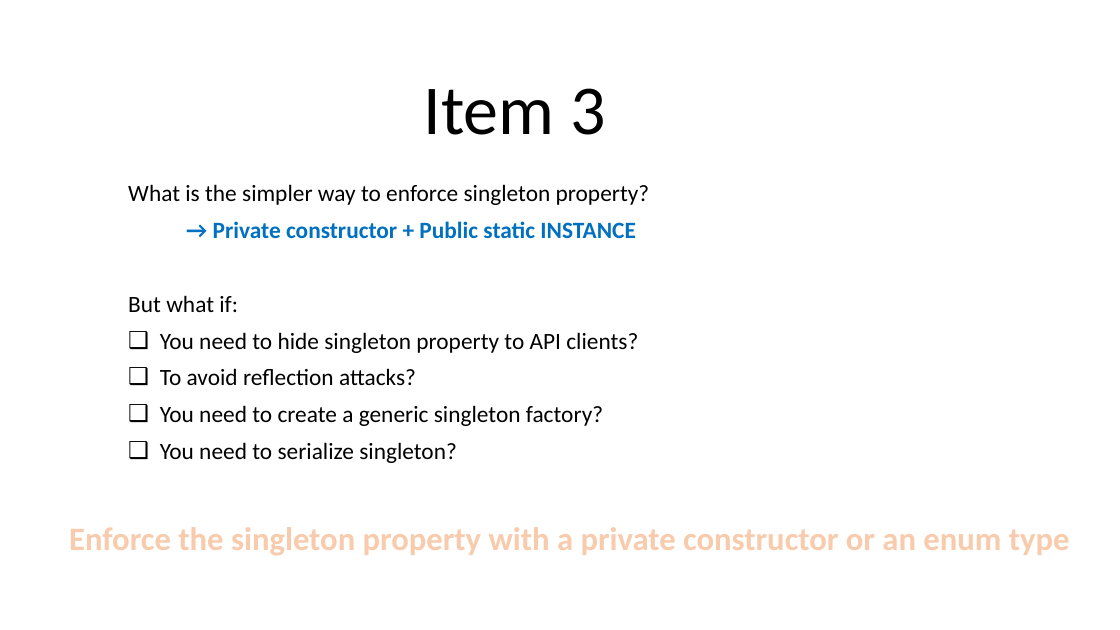
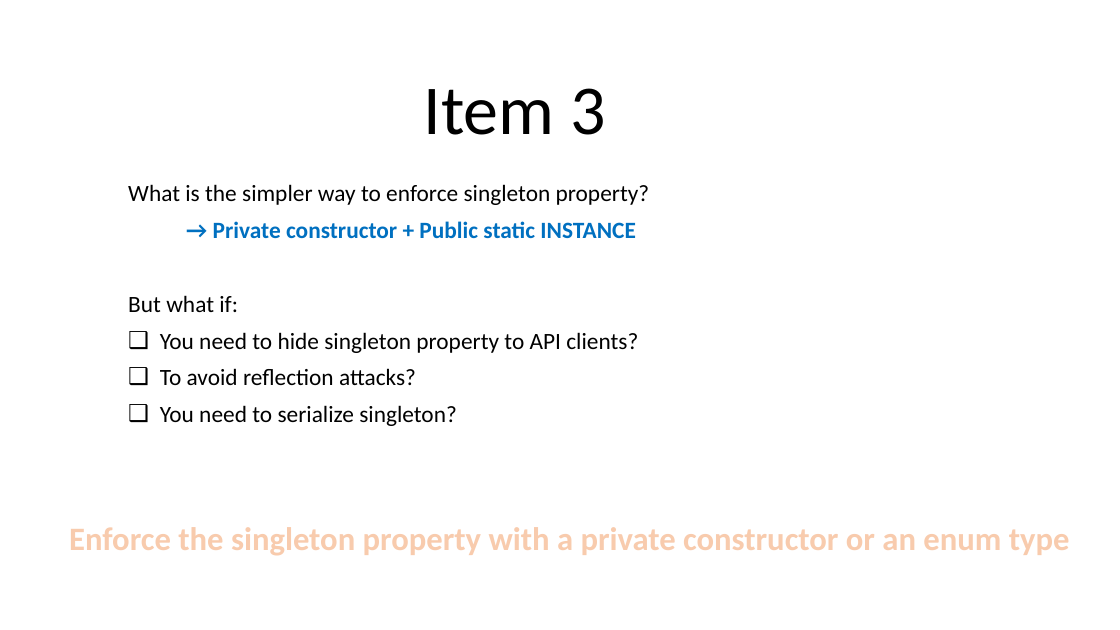
Before and after one commit to halaSEBBAH/effective-java-examples, a slide deck: slide 7 of effective-java.pptx (slide 5 before the commit). Drawn at 1120x630 pixels with LibreOffice and Linux fonts; fonts in the diff are those of the drawing. Boxes give left, top, right and bottom in pixels: in the first picture for what was removed or moved away, otherwise in the second. Text is boxed around its words. In the diff, an @@ line names an element or a change of style, - is before the commit and + after.

Commit message:
add Item 11 + some code changes

```diff
--- a/effective-java.pptx
+++ b/effective-java.pptx
@@ subtitle at (160,405,603,426): paragraph removed @@
-❑ You need to create a generic singleton factory?
```
Also in this commit, not shown: 2 other slides changed, 3 slides added, 10 other files.
